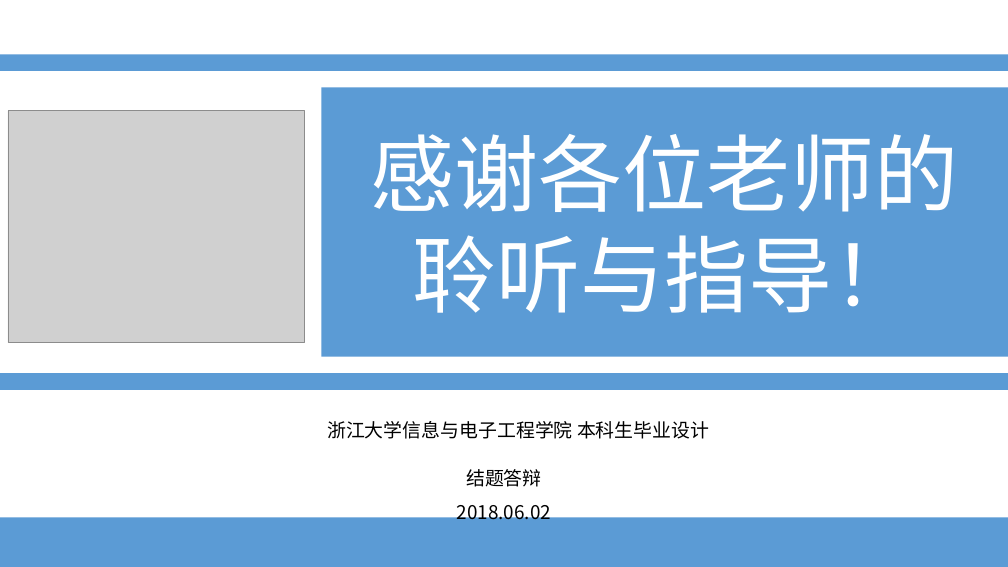
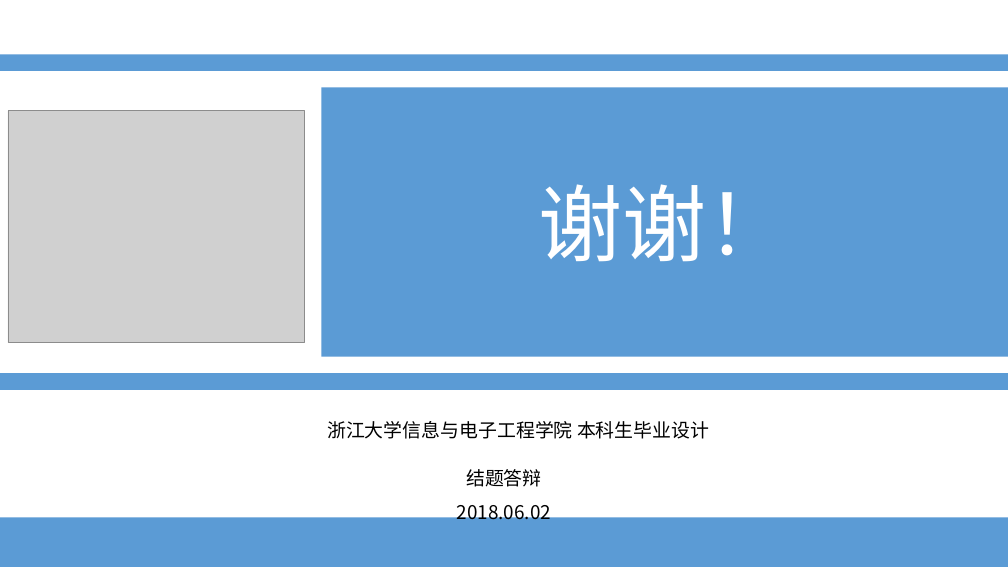
Before and after one commit to yangkaigithub/scada-task, a slide deck: slide 24 of 文档/毕设答辩.ppt (slide 27 before the commit). Drawn at 1008x567 pixels with LibreOffice and Linux fonts; fonts in the diff are those of the drawing; grey boxes stand for pictures. Boxes give left, top, right and bottom in pixels: in the first picture for what was removed or moved away, otherwise in the second. Text is boxed around its words. In the diff, an @@ line names an element or a change of style, - is before the commit and + after.

```diff
--- a/文档/毕设答辩.ppt
+++ b/文档/毕设答辩.ppt
@@ text in rectangle at [539,184,791,262]: text changed @@
-感谢各位老师的
-聆听与指导！
+谢谢！
```
Also in this commit, not shown: 3 slides removed.
